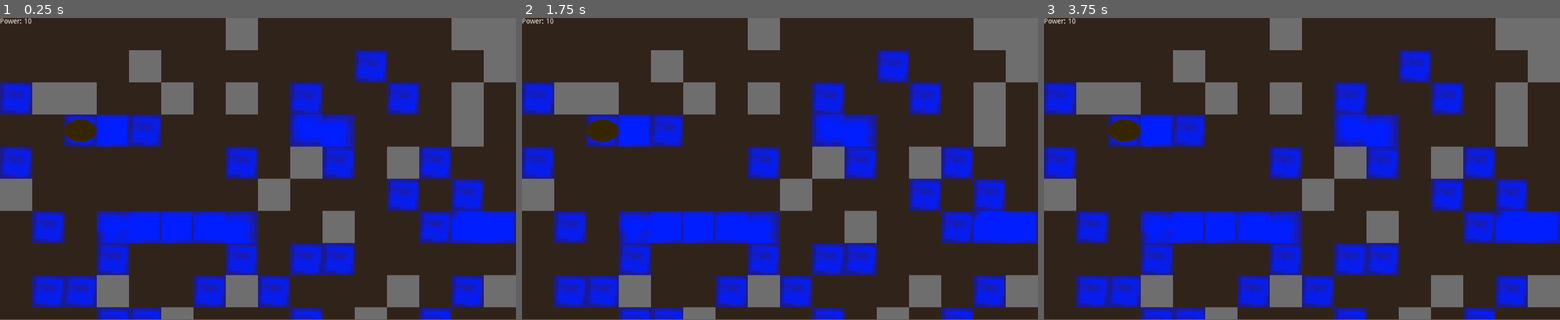
Above: before the commit, frames 1-3 (left to right).
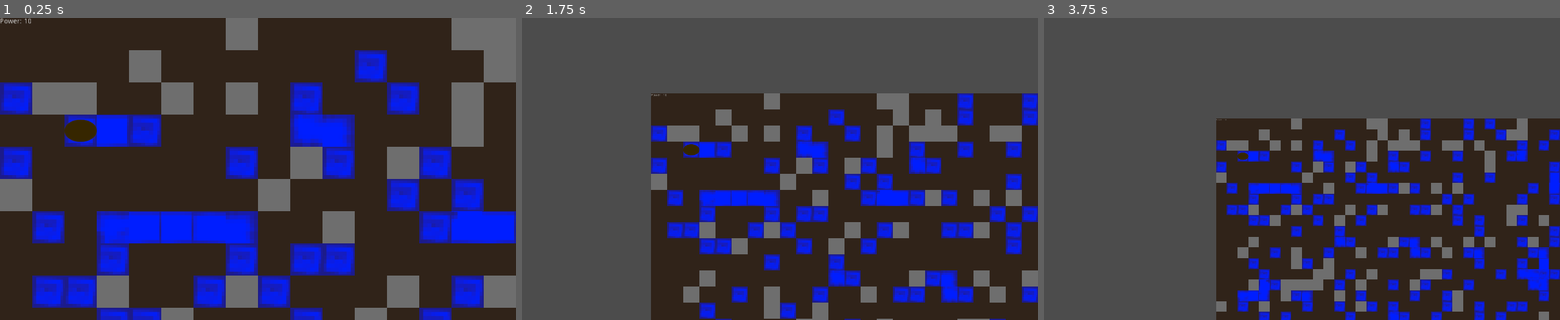
Above: after the commit, the same moments.

Repository: BigAwesome/SpringJam2D
Game: Godot game, scene res://scenes/game.tscn
Two runs of this game, one before a commit and one after it. Both use one fixed random seed, a clock stepped at 60 frames per second and the inputs below.
Inputs (mouse positions are in pixels of both pictures, inside the frame that each line leads up to):
- Up to frame 1 (0.25 s): no input
- Up to frame 2 (1.75 s): tap Enter at 0.5 s; move the mouse to (893, 153) at 0.52 s; tap Mouse wheel down (mouse_wheel_down) at 0.6, 1.55 s; click (893, 153) at 0.67 s; tap Mouse wheel up (mouse_wheel_up) at 0.8, 1.35 s; tap Space at 1.25 s; move the mouse to (676, 184) at 1.27 s; click (676, 184) at 1.42 s
- Up to frame 3 (3.75 s): tap Enter at 2, 3.5 s; move the mouse to (1353, 102) at 2.02 s; press the mouse at (1353, 102) at 2.03 s; tap Mouse wheel up (mouse_wheel_up) at 2.3 s; tap Space at 2.75 s; move the mouse to (1276, 229) at 2.77 s; release the mouse at (1276, 229) at 2.78 s; right-click (1276, 229) at 2.85 s; click (1276, 229) at 2.92 s; tap Mouse wheel down (mouse_wheel_down) at 3.05, 3.6 s; move the mouse to (1456, 214) at 3.52 s; click (1456, 214) at 3.67 s
In our replay, the window is 800x468 before the commit and 800x469 after it. These sizes can differ from the game's own. Grey fills any space a smaller window leaves; there, only what the larger window draws over its background counts as a difference.

The runs differ from the first frame. In frame 1, 1.8% of the frame differs, in the area x 0-100%, y 0-100%; in frame 2, 75%; in frame 3, 81%.

Commit message:
Added bot score and basic decissions

Diff:
--- /dev/null
+++ b/nodes/plants/bot_tree.tscn
@@ -0,0 +1,15 @@
+[gd_scene load_steps=4 format=2]
+
+[ext_resource path="res://assets/sprites/plants/bot_seed.png" type="Texture" id=1]
+[ext_resource path="res://assets/sprites/main_tileset.tres" type="TileSet" id=2]
+[ext_resource path="res://scripts/bot_tree.gd" type="Script" id=3]
+
+[node name="BotTree" type="Node2D"]
+script = ExtResource( 3 )
+
+[node name="Sprite" type="Sprite" parent="."]
+texture = ExtResource( 1 )
+
+[node name="TreeMap" type="TileMap" parent="."]
+tile_set = ExtResource( 2 )
+format = 1
--- a/project.godot
+++ b/project.godot
@@ -17,6 +17,10 @@
 [autoload]
 
 Score="*res://scripts/score.gd"
+
+[display]
+
+window/stretch/mode="2d"
 
 [global]
 
--- a/scenes/game.tscn
+++ b/scenes/game.tscn
@@ -9,7 +9,7 @@
 [node name="Game" type="Node2D"]
 script = ExtResource( 3 )
 
-[node name="Map" parent="." groups=["Persist"] instance=ExtResource( 2 )]
+[node name="Map" parent="." groups=["Map", "Persist"] instance=ExtResource( 2 )]
 
 [node name="PauseMenu" parent="." instance=ExtResource( 4 )]
 visible = false
--- /dev/null
+++ b/scripts/bot_tree.gd
@@ -0,0 +1,154 @@
+extends Node2D
+
+export(bool) var randomPosition = true
+export(Array, Vector2) var spawnArea = [Vector2(),Vector2()] #start tile of the area, end tile of the area
+export(Vector2) var spawnPoint
+
+var map
+var levelmap
+var treemap
+var seed_tile
+var trunks = []
+var roots = []
+var tick_delta = Score.tick
+var score
+
+# Called when the node enters the scene tree for the first time.
+func _ready():
+	score = Score.Points.new()
+	map = self.get_parent()
+	levelmap = self.get_parent().get_node("LevelMap")
+	treemap = self.get_node("TreeMap")
+
+	_calculate_spawn_point()
+	self.global_position = spawnPoint
+	treemap.global_position = Vector2(0, 0)
+
+	seed_tile = levelmap.world_to_map(self.global_position)
+	trunks.append(seed_tile)
+
+func _process(delta):
+	if(tick_delta >= Score.tick):
+		tick_delta = 0
+		_bot_process()
+	else:
+		tick_delta += delta
+
+func _calculate_spawn_point():
+	if(randomPosition):
+		var randtest = rand_range(spawnArea[0].x, spawnArea[1].x)
+		spawnPoint.x = 64 * int(rand_range(spawnArea[0].x, spawnArea[1].x)) + 32
+		spawnPoint.y = 64 * int(rand_range(spawnArea[0].y, spawnArea[1].y)) + 32
+	else:
+		spawnPoint.x = 64 * spawnPoint.x + 32
+		spawnPoint.y = 64 * spawnPoint.y + 32
+
+
+func _place_tile(tile_pos, tile):
+	treemap.set_cellv(tile_pos, tile)
+
+func _bot_process():
+	print(score.get_power())
+	if(score.get_power() >= 5):
+		#UP
+		print("up")
+	elif(score.get_power() < 5):
+		#place more roots
+		print("down")
+
+	else:
+		#IM F****ED
+		print("ded")
+
+
+
+func _build_on_seed():
+	var clicked_tile = levelmap.world_to_map(get_global_mouse_position())
+
+	if(clicked_tile.x < map.width && clicked_tile.y < map.height):
+		if(levelmap.get_cellv(clicked_tile) != 0): #only possible if tile is not stone ------------------------- set to acctual tile number later on
+			if(clicked_tile.y < seed_tile.y): #over seed can only be trunk
+
+				_build_trunk(clicked_tile)
+
+			else: #under seed can only be root
+
+				_build_root(clicked_tile)
+
+		else:
+			print("Cannot grow on stone")
+	else:
+		print("Out of map area")
+
+
+func _build_trunk(build_pos):
+
+	if(treemap.get_cellv(build_pos) != Score.get_tile("trunks")):
+		if(_check_connection_to_seed(build_pos, "trunk")):
+			_place_tile(build_pos, Score.get_tile("trunks")) #place trunk tile
+			trunks.append(build_pos)
+			_add_score(build_pos, "trunks")
+		else:
+			print("Trunk needs to be connected to seed")
+	else:
+		print("Already existing trunk at this position")
+
+func _build_root(build_pos):
+	if(treemap.get_cellv(build_pos) != Score.get_tile("roots")):
+		if(_check_connection_to_seed(build_pos, "root")):
+			_place_tile(build_pos, Score.get_tile("roots")) # place root tile
+			roots.append(build_pos)
+
+			_add_score(build_pos, "roots")
+
+		else:
+			print("Root needs to be connected to seed")
+	else:
+		print("Already existing root at this position")
+
+
+func _check_connection_to_seed(build_pos, tile):
+	if(tile == "trunk"):
+		var trunk = trunks[trunks.size() - 1]
+		return (build_pos.y == trunk.y - 1 and (build_pos.x >= (trunk.x - 1) and build_pos.x <= (trunk.x + 1)))
+	else:
+		#area in which needs to be at least one root
+		var start = Vector2(build_pos.x - 1, build_pos.y - 1) 	#current roots surrounding: #  #  #
+		var end = Vector2(build_pos.x + 1, build_pos.y - 1)		# "#" is root area			O  x  O
+		var index = start										# "O" is empty area			O  O  O
+
+		while index.y <= end.y:
+			var cell = treemap.get_cellv(index)
+			if(cell == Score.get_tile("roots") or index == seed_tile): #if root tile is around
+
+				if(index != start && index != end):
+					return true
+					break
+				else:
+
+					if(_check_no_diagonal_stones(index, start)):
+						return true
+						break
+
+			if(index.x < end.x):
+				index.x = index.x + 1
+			else:
+				index.y = index.y + 1
+				index.x = build_pos.x - 1
+
+		return false
+
+func _check_no_diagonal_stones(tile_to_check, top_left_pos):
+	var left_or_right = - 1
+	if(tile_to_check == top_left_pos): left_or_right = 1
+	var no_stone_below = levelmap.get_cellv(Vector2(tile_to_check.x, tile_to_check.y + 1)) != 0
+	var no_stone_beside = levelmap.get_cellv(Vector2(tile_to_check.x + (left_or_right), tile_to_check.y)) != 0
+
+	return (no_stone_below or no_stone_beside)
+
+func _add_score(tile_pos, build_tile_name):
+	var value = levelmap.get_cellv(tile_pos)
+	Score.build_tile(build_tile_name)
+	Score.build_id(value)
+	if(value == Score.get_tile("water")):
+		Score.build_tile("trunks")
--- a/scripts/main_camera.gd
+++ b/scripts/main_camera.gd
@@ -23,10 +23,8 @@
 		if(Input.is_action_just_released("mouse_button_right")):
 			lock = true
 		if(Input.is_action_just_pressed("mouse_wheel_up")):
-			pass
-			#zoom = zoom - Vector2(1,1) if zoom > Vector2(1,1) else Vector2(1,1)
+			zoom = zoom - Vector2(1,1) if zoom > Vector2(1,1) else Vector2(1,1)
 		if(Input.is_action_just_pressed("mouse_wheel_down")):
-			pass
-			#zoom = zoom + Vector2(1,1)
+			zoom = zoom + Vector2(1,1)
 	if(event is InputEventMouseMotion and !lock):
 		position = start + (event.position - delta) * - (camera_speed * zoom)
--- a/scripts/score.gd
+++ b/scripts/score.gd
@@ -4,17 +4,20 @@
 # Declare member variables here. Examples:
 onready var plants = []
 var ui_node
+var map
 export var tick = 2
 var tick_delta = tick
+var _player_points
 
 export var tiles ={"rock": 0, "dirt": 1, "water": 5, "air": -1, "leaf": -1, "trunks": 3, "roots": 4}
 
 export var resource_value = [0, 0, 0, -4, -1, 8, -1]
 
-var owned = [0, 0, 0, 0, 0, 0, 0] # amount of owned tiles
-var score = [0, 0, 0, 0, 0, 0, 0] # amount of points (over time)
-var power = 10
 
+
+var bot = preload("res://nodes/plants/bot_tree.tscn")
+export var spawn_time = 5
+var spawn_time_delta = 0
 
 
 func get_tile(name):
@@ -24,26 +27,56 @@
 	return resource_value[get_tile(name)]
 
 func build_id(id):
-	owned[id] += 1
+	_player_points.build_id(id)
 func build_tile(name):
-	owned[get_tile(name)] += 1
+	_player_points.build_tile(name)
 
 func _tick_update():
-	for i in len(owned):
-		score[i] += owned[i] * resource_value[i]
-		power += owned[i] * resource_value[i]
+	_player_points._tick_update()
+	spawn_time_delta += 1
+
+	if(spawn_time_delta == spawn_time):
+		var node = bot.instance()
+		node.spawnArea = [Vector2(), Vector2(map.height,map.width)]
+		map.add_child(node)
+		node.set_owner(map)
+		spawn_time_delta = 0
 
 # Called when the node enters the scene tree for the first time.
 func _ready():
+	_player_points = Points.new()
 	plants = get_tree().get_nodes_in_group("Plant")
 	ui_node = get_tree().get_nodes_in_group("Score")[0]
+	map = get_tree().get_nodes_in_group("Map")[0]
 	#set_resource("roots", score[get_tile("roots")])
 	#set_resource("trunks", score[get_tile("trunks")])
 
 func _process(delta):
-	ui_node.get_node("Power").text = "Power: " + power as String
+	ui_node.get_node("Power").text = "Power: " + _player_points.get_power() as String
 	if(tick_delta >= tick):
 		tick_delta = 0
 		_tick_update()
 	else:
 		tick_delta += delta
+
+class Points:
+	var _owned = [0, 0, 0, 0, 0, 0, 0] # amount of owned tiles
+	var _score = [0, 0, 0, 0, 0, 0, 0] # amount of points (over time)
+	var _power = 10
+	func _init():
+		pass
+
+	func get_tile(name):
+		return Score.tiles[name]
+	func get_value(name):
+		return Score.resource_value[get_tile(name)]
+	func build_id(id):
+		_owned[id] += 1
+	func build_tile(name):
+		_owned[get_tile(name)] += 1
+	func get_power():
+		return _power
+	func _tick_update():
+		for i in len(_owned):
+			_score[i] += _owned[i] * Score.resource_value[i]
+			_power += _owned[i] * Score.resource_value[i]
Binary file added: assets/sprites/plants/bot_seed.png
Not shown, added: assets/sprites/plants/bot_seed.png.import
